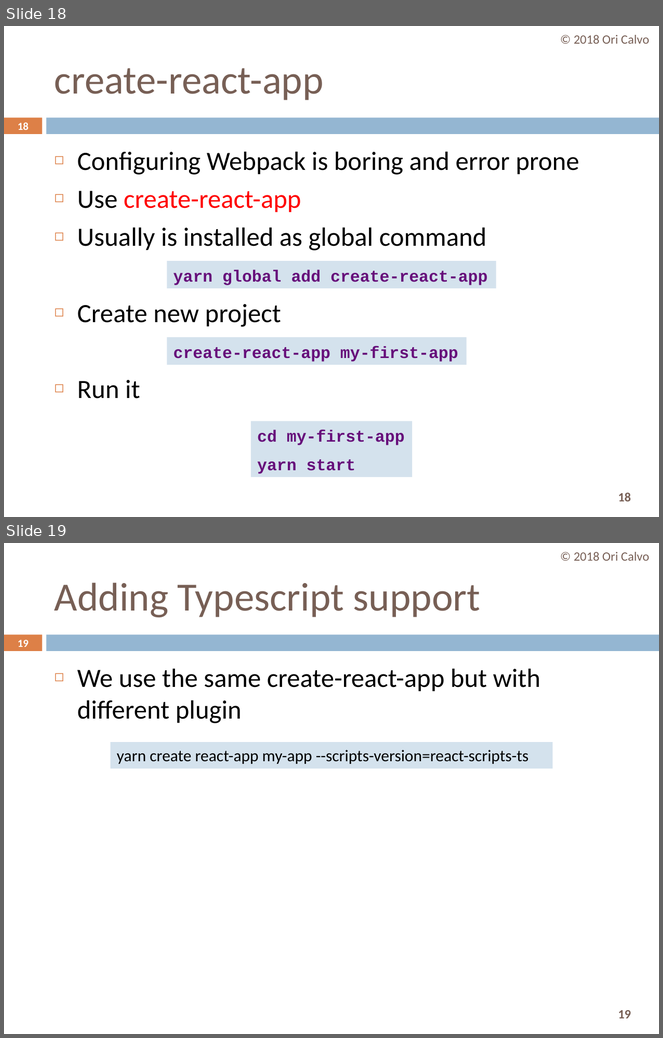
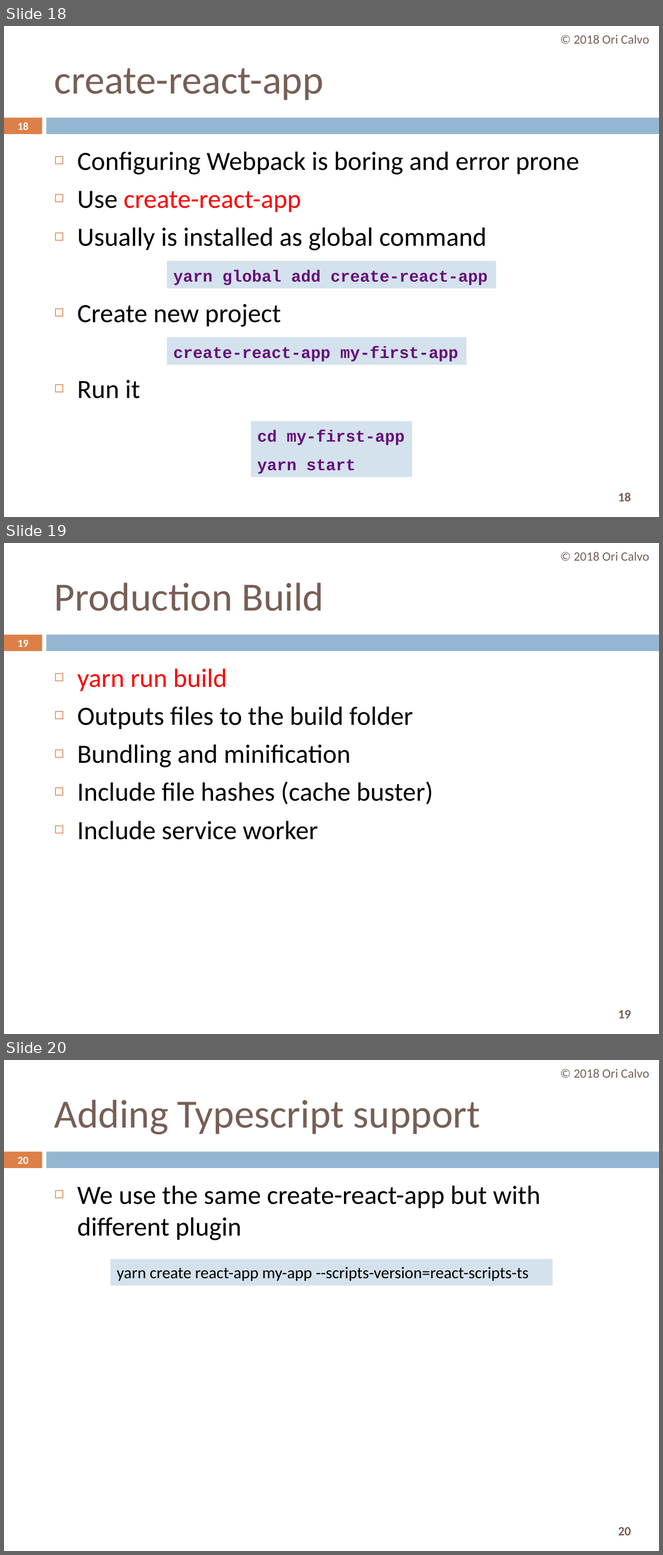
Before and after one commit to oricalvo/course-react, a slide deck: PPTs/01 Getting Started.pptx. Shown one above the other, each under a label of ours: slides 18 and 19 before the commit, slides 18, 19 and 20 after it. The pictures are 663x1038 and 663x1555 pixels, drawn with LibreOffice and Linux fonts; fonts in the diff are those of the drawing. Boxes give left, top, right and bottom in pixels: in the first picture for what was removed or moved away, otherwise in the second. Text is boxed around its words. In the diff, an @@ line names an element or a change of style, - is before the commit and + after.

```diff
--- a/PPTs/01 Getting Started.pptx
+++ b/PPTs/01 Getting Started.pptx
@@ slide 19 added at (x1=4, y1=543, x2=659, y2=1034), background #FFFFFF; not listed: 3 template elements that a slide beside it also shows @@
@@ text added at (x1=574, y1=552, x2=649, y2=561), 14 pt, text #775F55 @@
+© 2018 Ori Calvo
@@ title added at (x1=54, y1=583, x2=324, y2=611), 44 pt, text #775F55 @@
+Production Build
@@ page number added at (x1=18, y1=640, x2=28, y2=647), 11.9 pt, text #FFFFFF, bold @@
+19
@@ text added at (x1=77, y1=668, x2=433, y2=840), 29 pt, text #000000 @@
+◻ yarn run build
+◻ Outputs files to the build folder
+◻ Bundling and minification
+◻ Include file hashes (cache buster)
+◻ Include service worker
@@ what was slide 19 is now slide 20 @@
@@ page number at (x1=18, y1=1157, x2=28, y2=1164): text changed @@
-19
+20
@@ page number at (x1=618, y1=1527, x2=631, y2=1536): text changed @@
-19
+20
```
Also in this commit, not shown: 12 other files.
